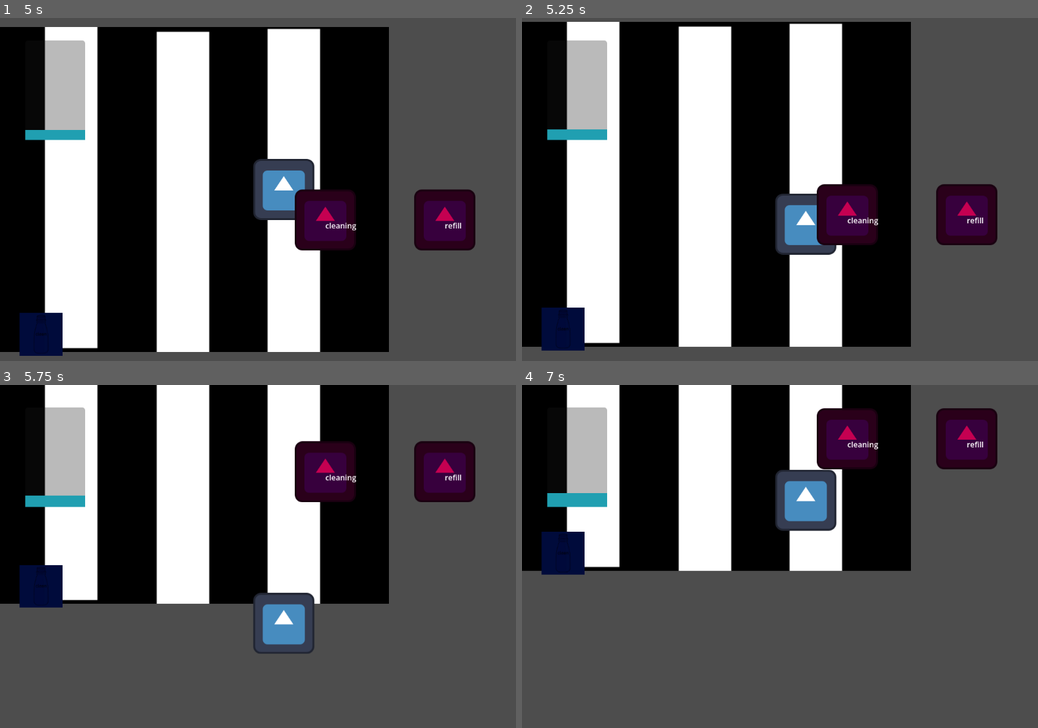
Above: before the commit, frames 1-4 (two rows, left to right).
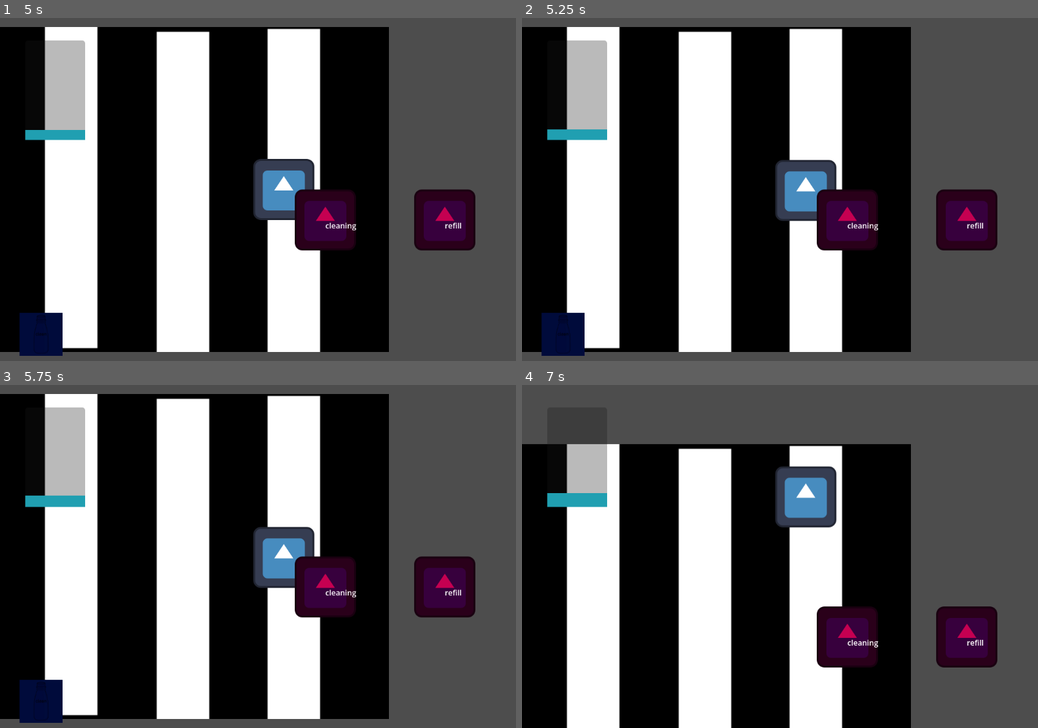
Above: after the commit, the same moments.

Repository: thisotherguyalso/KAILOG-Game
Game: Godot game, scene res://main.tscn
The game is run twice, just before and just after one commit, with the same random seed, the same clock (stepped at 60 frames per second) and the same inputs. The engine's default icon, where the game draws it, is replaced by a stand-in: a white triangle on a blue panel in a dark square.
Inputs (mouse positions are in pixels of both pictures, inside the frame that each line leads up to):
- Up to frame 1 (5 s): tap Enter at 0.5, 2 s; drag from (134, 330) to (72, 192) at 0.52 s; tap Space at 1.25 s; drag from (196, 330) to (72, 192) at 1.27 s; move the mouse to (258, 330) at 2.02 s; hold Right (ui_right) 2.03-2.75 s; hold Shift (sprint) 2.03-2.75 s; click (258, 330) at 2.17 s; drag from (319, 330) to (397, 220) at 2.77 s; drag from (381, 330) to (448, 220) at 3.52 s; drag from (103, 138) to (443, 220) at 4.27 s
- Up to frame 2 (5.25 s): tap Space at 5 s; move the mouse to (805, 189) at 5.02 s; hold Down (ui_down) from 5.03 s (still down); hold Shift (sprint) from 5.03 s (still down); click (805, 189) at 5.17 s
- Up to frame 3 (5.75 s): keep holding Down (ui_down); keep holding Shift (sprint)
- Up to frame 4 (7 s): release Down (ui_down) at 5.75 s; release Shift (sprint) at 5.75 s; drag from (702, 470) to (676, 573) at 5.77 s; move the mouse to (893, 539) at 6.52 s; hold Up (ui_up) from 6.53 s (still down); hold Shift (sprint) from 6.53 s (still down)

Frame 1 is identical in both runs. In frame 2, 6.5% of the frame differs, in the area x 0-93%, y 1-99%; in frame 3, 38%; in frame 4, 54%, in the area x 0-93%, y 0-100%.

Commit message:
Changes to spawn of pickup item

Diff:
--- a/kailog-demo/Items/pickup_item.tscn
+++ b/kailog-demo/Items/pickup_item.tscn
@@ -23,7 +23,7 @@
 metadata/_custom_type_script = "uid://cq05cnjdmwdea"
 
 [sub_resource type="CircleShape2D" id="CircleShape2D_t2k4s"]
-radius = 70.0
+radius = 85.052925
 
 [node name="PickupItem" type="Area2D" unique_id=234542647]
 collision_layer = 4
--- a/kailog-demo/Player/player.tscn
+++ b/kailog-demo/Player/player.tscn
@@ -6,19 +6,22 @@
 [ext_resource type="Script" uid="uid://dfju0tl5ha7qc" path="res://Player/movement_component.gd" id="4_gwnis"]
 [ext_resource type="Script" uid="uid://ca8wbfsruak5y" path="res://Player/inventory_component.gd" id="5_k53q1"]
 
-[sub_resource type="CircleShape2D" id="CircleShape2D_cvnsp"]
-radius = 60.0
+[sub_resource type="CapsuleShape2D" id="CapsuleShape2D_k53q1"]
+radius = 30.0
+height = 116.0
 
 [node name="Player" type="CharacterBody2D" unique_id=1861928323]
 collision_layer = 2
-collision_mask = 4
+collision_mask = 5
 script = ExtResource("1_cvnsp")
 
 [node name="Sprite2D" type="Sprite2D" parent="." unique_id=19887267]
 texture = ExtResource("1_v0iea")
 
 [node name="CollisionShape2D" type="CollisionShape2D" parent="." unique_id=1652575677]
-shape = SubResource("CircleShape2D_cvnsp")
+position = Vector2(0, 32)
+rotation = -1.5707964
+shape = SubResource("CapsuleShape2D_k53q1")
 
 [node name="Camera2D" type="Camera2D" parent="." unique_id=984114381]
 position_smoothing_enabled = true
--- a/kailog-demo/Stations/cleaning_station.gd
+++ b/kailog-demo/Stations/cleaning_station.gd
@@ -29,5 +29,5 @@
 func _spawn_pickup(item: Item) -> void:
 	var pickup := preload("res://Items/pickup_item.tscn").instantiate()
 	pickup.item = item
-	pickup.global_position = global_position + Vector2(0, 40)
+	pickup.global_position = global_position + Vector2(randi_range(-100, 100), randi_range(-100, 100))
 	get_parent().add_child(pickup)
--- a/kailog-demo/Stations/refill_station.gd
+++ b/kailog-demo/Stations/refill_station.gd
@@ -39,5 +39,5 @@
 func _spawn_pickup(item: Item) -> void:
 	var pickup := preload("res://Items/pickup_item.tscn").instantiate()
 	pickup.item = item
-	pickup.global_position = global_position + Vector2(0, 40)
+	pickup.global_position = global_position + Vector2(randi_range(-100, 100), randi_range(-100, 100))
 	get_parent().add_child(pickup)
--- a/kailog-demo/Stations/shop_station.tscn
+++ b/kailog-demo/Stations/shop_station.tscn
@@ -2,6 +2,9 @@
 
 [ext_resource type="PackedScene" uid="uid://xtlr2ado4iyg" path="res://Stations/station.tscn" id="1_d5fem"]
 [ext_resource type="Script" uid="uid://btxvkhako7h7j" path="res://Stations/shop_station.gd" id="2_bvvwf"]
+
+[sub_resource type="RectangleShape2D" id="RectangleShape2D_d5fem"]
+size = Vector2(128, 64)
 
 [node name="ShopStation" unique_id=1300298490 instance=ExtResource("1_d5fem")]
 script = ExtResource("2_bvvwf")
@@ -12,3 +15,10 @@
 offset_right = 40.0
 offset_bottom = 23.0
 text = "shop"
+
+[node name="StaticBody2D" type="StaticBody2D" parent="." index="3" unique_id=283617943]
+
+[node name="CollisionShape2D" type="CollisionShape2D" parent="StaticBody2D" index="0" unique_id=1444622586]
+position = Vector2(0, 32)
+shape = SubResource("RectangleShape2D_d5fem")
+debug_color = Color(0.19791797, 0.6415829, 0, 0.41960785)
--- a/kailog-demo/Stations/station.tscn
+++ b/kailog-demo/Stations/station.tscn
@@ -5,6 +5,9 @@
 
 [sub_resource type="RectangleShape2D" id="RectangleShape2D_ajrjd"]
 size = Vector2(128, 128)
+
+[sub_resource type="RectangleShape2D" id="RectangleShape2D_5jkxk"]
+size = Vector2(128, 64)
 
 [node name="Station" type="Area2D" unique_id=1300298490]
 collision_layer = 8
@@ -17,3 +20,11 @@
 [node name="Sprite2D" type="Sprite2D" parent="." unique_id=760885286]
 modulate = Color(0.77096444, 0, 0.31792608, 1)
 texture = ExtResource("2_5jkxk")
+
+[node name="StaticBody2D" type="StaticBody2D" parent="." unique_id=148367841]
+collision_mask = 2
+
+[node name="CollisionShape2D" type="CollisionShape2D" parent="StaticBody2D" unique_id=1054573748]
+position = Vector2(0, 32)
+shape = SubResource("RectangleShape2D_5jkxk")
+debug_color = Color(0.19791797, 0.6415829, 0, 0.41960785)
--- a/kailog-demo/main.tscn
+++ b/kailog-demo/main.tscn
@@ -44,8 +44,10 @@
 metadata/_custom_type_script = "uid://cq05cnjdmwdea"
 
 [node name="Main" type="Node2D" unique_id=1783095803]
+y_sort_enabled = true
 
 [node name="Sprite2D" type="Sprite2D" parent="." unique_id=2003187732]
+z_index = -1
 scale = Vector2(2, 2)
 texture = ExtResource("1_h2yge")
 
